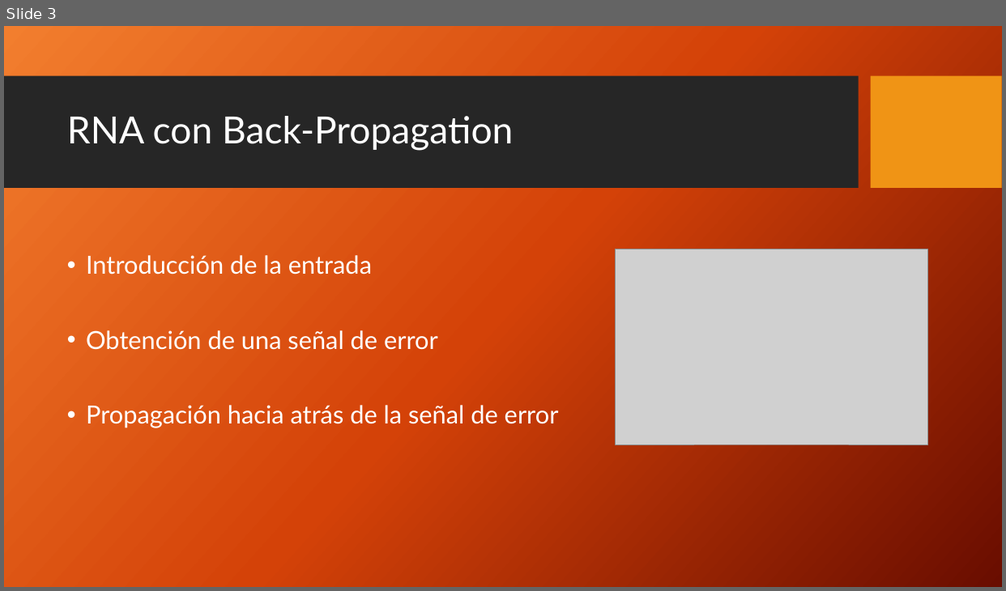
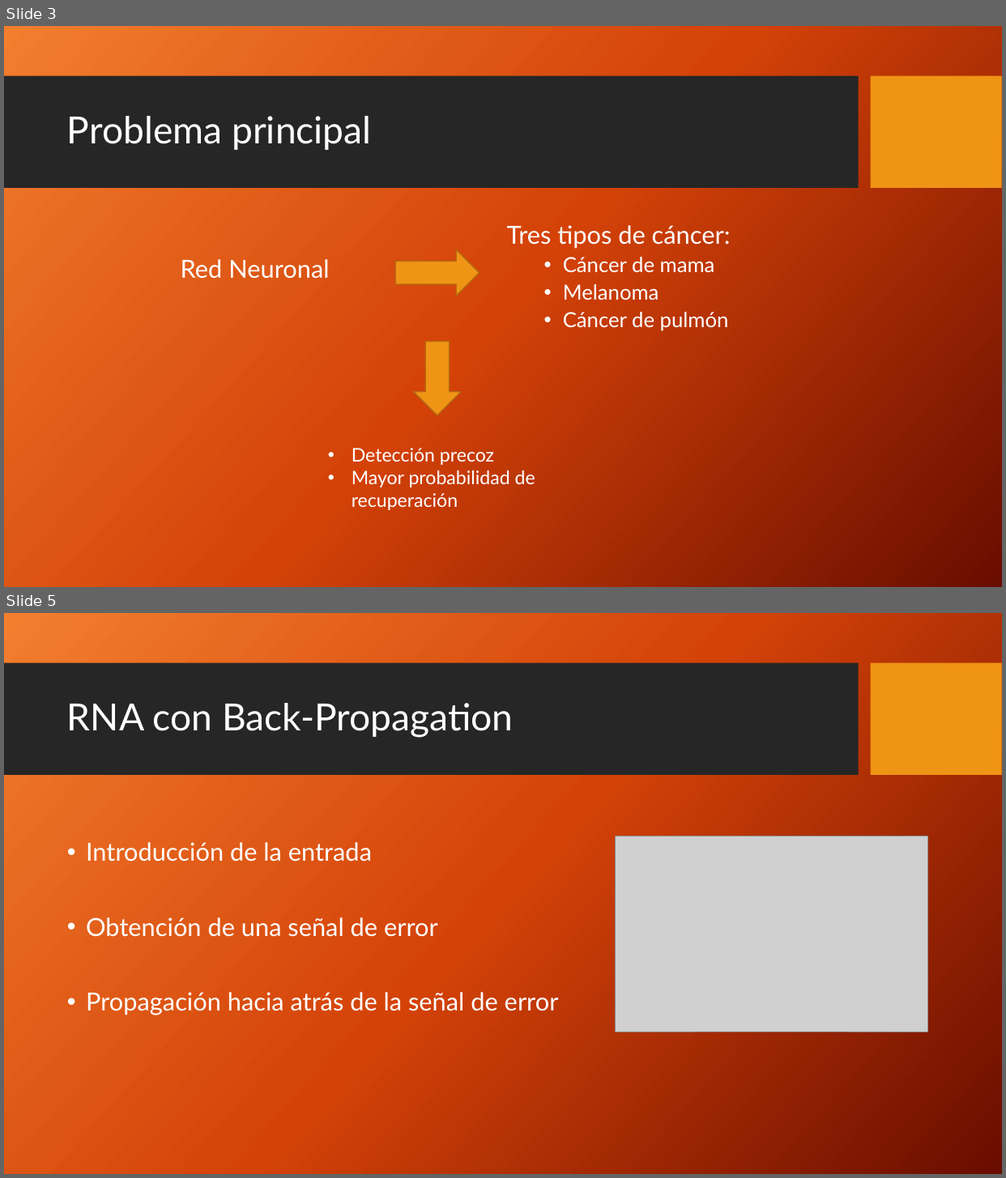
Before and after one commit to etsiiull/medicalpybrain, a slide deck: Informes/[Presentación]Detección de cáncer mediante redes neuronales artificiales.pptx. Shown one above the other, each under a label of ours: slide 3 before the commit, slides 3 and 5 after it; the slides between them are not shown. The pictures are 1006x591 and 1006x1178 pixels, drawn with LibreOffice and Linux fonts; fonts in the diff are those of the drawing; grey boxes stand for pictures; background and template pictures are left out. Boxes give left, top, right and bottom in pixels: in the first picture for what was removed or moved away, otherwise in the second. Text is boxed around its words. In the diff, an @@ line names an element or a change of style, - is before the commit and + after.

```diff
--- a/Informes/[Presentación]Detección de cáncer mediante redes neuronales artificiales.pptx
+++ b/Informes/[Presentación]Detección de cáncer mediante redes neuronales artificiales.pptx
@@ slide 3 added at bbox=[4, 26, 1002, 587], background picture (left out); not listed: 2 template elements that a slide beside it also shows @@
@@ title added at bbox=[67, 116, 371, 150], 36 pt, text #FFFFFF @@
+Problema principal
@@ text added at bbox=[507, 225, 731, 331], 20 pt, text #FFFFFF @@
+Tres tipos de cáncer:
+  • Cáncer de mama
+  • Melanoma
+  • Cáncer de pulmón
@@ text added at bbox=[181, 259, 329, 279], 24 pt, text #FFFFFF @@
+Red Neuronal
@@ right arrow added at bbox=[395, 250, 479, 296], fill #F09415, outline #B26D10 1 pt @@
@@ down arrow added at bbox=[414, 341, 461, 416], fill #F09415, outline #B26D10 1 pt @@
@@ text added at bbox=[351, 448, 535, 510], 18 pt, text #FFFFFF @@
+• Detección precoz
+• Mayor probabilidad de recuperación
@@ what was slide 3 is now slide 5 @@
```
Also in this commit, not shown: 12 slides changed, 6 other slides added, 1 slide removed.
